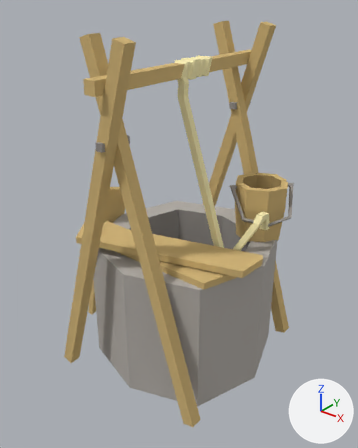
The Blender file Villages/Well/Well0.blend as it was, and as the next commit left it.
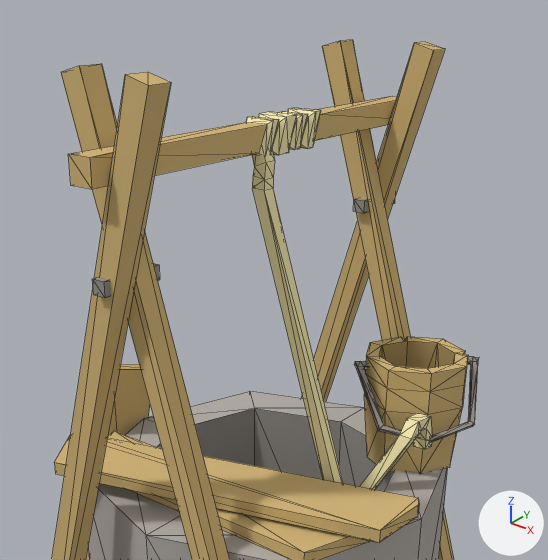
There are two pictures of each version: one whole from a camera (50 mm lens) standing at (2.54, -3.28, 3.38) and looking at (-0.07, -0.02, 1.36), one close up on the part from 13% to 92% of the width and 0% to 64% of the height. Every picture has the same lights, and +X, +Y and +Z are marked at lower right. The close-ups show mesh edges as thin lines.

Objects in the first close-up: 'woodish'.
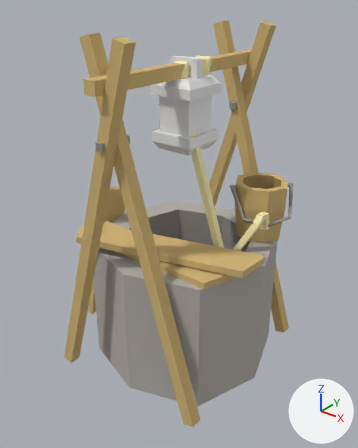
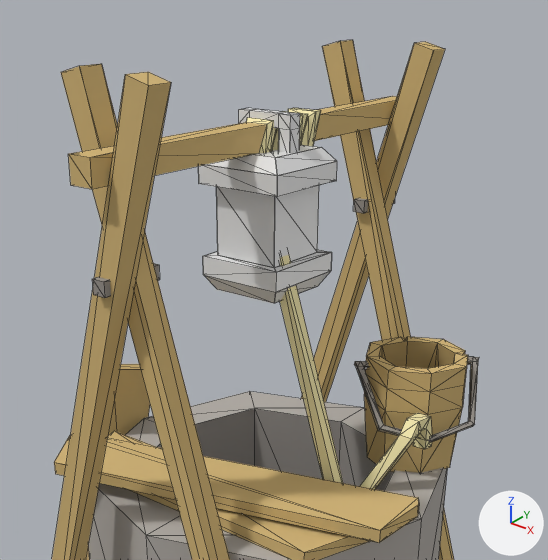
The edits, one by one:
Mesh me_handlamp is new.
It has 202 vertices, 104 faces and spans x -0.302..0.302, y -1.08..0.006, z -0.302..0.302.
Object 'Handlamp' (ob_handlamp) is new; it shows me_handlamp.
Its location is (0.0, -0.019, 2.85).
Its rotation in degrees is (90, 0, 0).
Its scale is (0.685, 0.685, 0.685).

Where the change shows, as pixel boxes (x1, y1, x2, y2) in the close-ups (548 x 560 px):
'Handlamp', added: after (198, 108, 337, 303)
